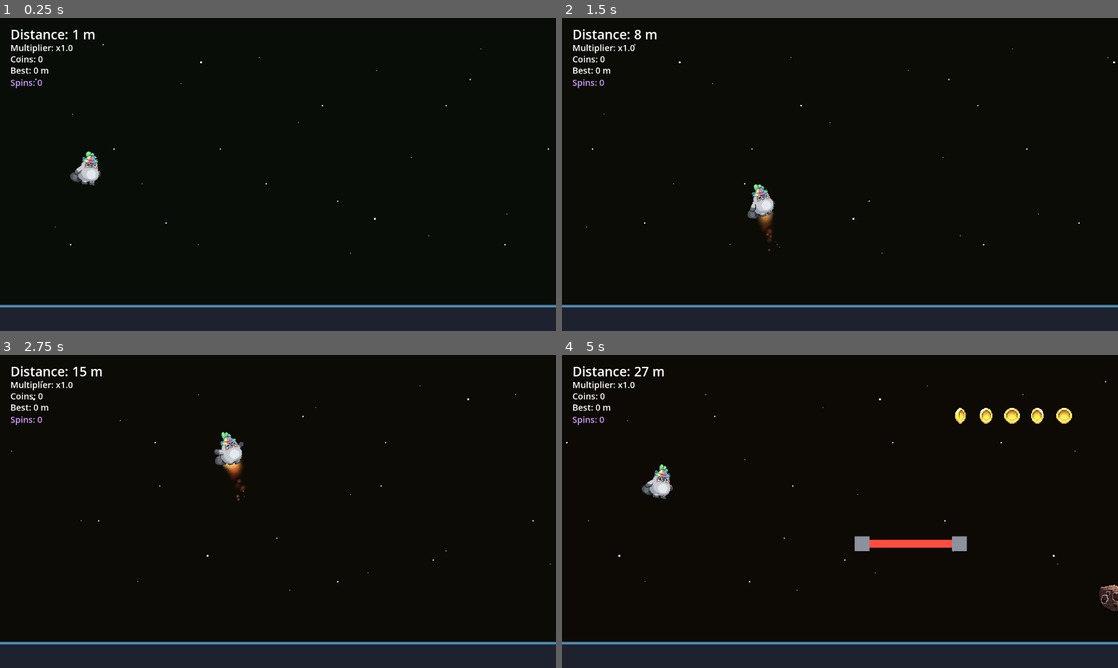
Above: before the commit, frames 1-4 (two rows, left to right).
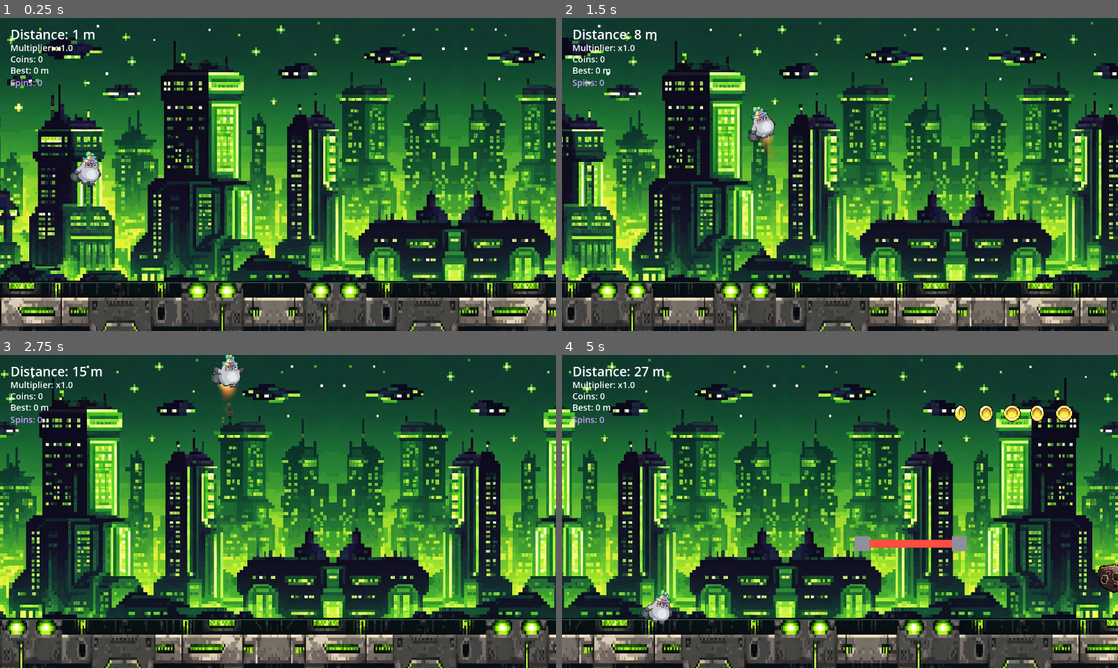
Above: after the commit, the same moments.

Repository: Camoku/moki-jetpack-mayhem
Game: Godot game, scene res://Main.tscn
Two runs of this game, one before a commit and one after it. Both use one fixed random seed, a clock stepped at 60 frames per second and the inputs below.
Inputs:
- Up to frame 1 (0.25 s): no input
- Up to frame 2 (1.5 s): hold D (move_right) 0.53-1.28 s; hold Space (boost) 0.53-1.28 s; hold A (move_left) from 1.28 s (still down); tap Space (boost) at 1.35 s
- Up to frame 3 (2.75 s): release A (move_left) at 2.03 s; hold D (move_right) from 2.03 s (still down); hold Space (boost) from 2.03 s (still down)
- Up to frame 4 (5 s): release Space (boost) at 2.78 s; tap Space (boost) at 2.85, 4.35 s; release D (move_right) at 3.53 s; hold Space (boost) 3.53-4.28 s; hold A (move_left) from 3.53 s (still down)

The runs differ from the first frame. In frame 1, 89% of the frame differs, in the area x 0-100%, y 0-100%; in frame 2, 92%; in frame 3, 92%; in frame 4, 91%.

Commit message:
Add parallax city background + scrolling tech floor; raise floor
- City skyline background (sprites/backgrounds/city_bg.png) on a slow
  parallax layer, and a tech-panel floor (city_floor.png) scrolling at
  world speed. Both source images are mirror-doubled into seamless tiles
  (kept wider than the screen so the wrap stays off-screen).
- Raised the floor for a better view of the art: floor art top y610,
  player.gd floor_y 628->578 so the Moki rests on it.
- Realigned to the raised floor: bottom spawn limits nudged up ~50px
  (max_y, coin_max_y, choice/storm/missile/orb/drone ranges), and
  full-height hazards' floor (vertical_laser/cave_wall area_bottom 660->610,
  bounce_orb bounce_bottom 650->590).
- Docs (README/PRD) updated.

Co-Authored-By: Claude Opus 4.8 <noreply@anthropic.com>

Diff:
--- a/Main.tscn
+++ b/Main.tscn
@@ -24,6 +24,8 @@
 [ext_resource type="PackedScene" path="res://SpinToken.tscn" id="22_spintoken"]
 [ext_resource type="SpriteFrames" uid="uid://cm2a7c4h13vfc" path="res://sprites/moki_frames.tres" id="23_mokiframes"]
 [ext_resource type="Script" uid="uid://c7wmykfldtt8y" path="res://jet_flame.gd" id="24_jetflame"]
+[ext_resource type="Texture2D" uid="uid://d1i22gelo3umh" path="res://sprites/backgrounds/city_bg.png" id="25_citybg"]
+[ext_resource type="Texture2D" uid="uid://d0lv6hf1cn8rk" path="res://sprites/backgrounds/city_floor.png" id="26_cityfloor"]
 
 [sub_resource type="RectangleShape2D" id="RectangleShape2D_box"]
 size = Vector2(64, 64)
@@ -248,22 +250,36 @@
 offset_bottom = 523.0
 color = Color(0.9, 0.9, 1, 1)
 
-[node name="FloorLayer" type="ParallaxLayer" parent="Background" unique_id=2017528525]
+[node name="CityLayer" type="ParallaxLayer" parent="Background" unique_id=287796928]
+motion_scale = Vector2(0.4, 1)
+motion_mirroring = Vector2(2149.12, 0)
+
+[node name="City" type="Sprite2D" parent="Background/CityLayer" unique_id=941547194]
+texture_filter = 1
+scale = Vector2(0.92, 0.92)
+texture = ExtResource("25_citybg")
+centered = false
+
+[node name="FloorTexLayer" type="ParallaxLayer" parent="Background" unique_id=1277260967]
+motion_scale = Vector2(1, 0)
+motion_mirroring = Vector2(1401.6, 0)
+
+[node name="FloorTex" type="Sprite2D" parent="Background/FloorTexLayer" unique_id=536183137]
+texture_filter = 1
+position = Vector2(-1, 610)
+scale = Vector2(0.6004281, 1.1000003)
+texture = ExtResource("26_cityfloor")
+centered = false
+
+[node name="FloorEdgeLayer" type="ParallaxLayer" parent="Background" unique_id=805349336]
 motion_scale = Vector2(0, 0)
 
-[node name="FloorBase" type="ColorRect" parent="Background/FloorLayer" unique_id=753558844]
-offset_left = -100.0
-offset_top = 660.0
-offset_right = 1380.0
-offset_bottom = 720.0
-color = Color(0.12, 0.13, 0.18, 1)
-
-[node name="FloorEdge" type="ColorRect" parent="Background/FloorLayer" unique_id=2145675678]
-offset_left = -100.0
-offset_top = 660.0
-offset_right = 1380.0
-offset_bottom = 666.0
-color = Color(0.3, 0.55, 0.7, 1)
+[node name="FloorEdge" type="ColorRect" parent="Background/FloorEdgeLayer" unique_id=1396572359]
+offset_left = -95.0
+offset_top = 608.0
+offset_right = 1385.0
+offset_bottom = 610.0
+color = Color(0.45, 0.9, 0.55, 0.4)
 
 [node name="Player" type="CharacterBody2D" parent="." unique_id=1807225215]
 position = Vector2(200, 300)
@@ -421,6 +437,7 @@
 offset_top = 10.0
 offset_right = 180.0
 offset_bottom = 64.0
+grow_horizontal = 2
 
 [node name="Label" type="Label" parent="HUD/BossBar" unique_id=273043401]
 layout_mode = 0
@@ -451,6 +468,8 @@
 anchors_preset = 15
 anchor_right = 1.0
 anchor_bottom = 1.0
+grow_horizontal = 2
+grow_vertical = 2
 
 [node name="Dim" type="ColorRect" parent="HUD/GameOverPanel" unique_id=966622801]
 layout_mode = 0
@@ -485,6 +504,8 @@
 anchors_preset = 15
 anchor_right = 1.0
 anchor_bottom = 1.0
+grow_horizontal = 2
+grow_vertical = 2
 
 [node name="Dim" type="ColorRect" parent="HUD/SlotPanel" unique_id=1923741094]
 layout_mode = 0
--- a/bounce_orb.gd
+++ b/bounce_orb.gd
@@ -12,7 +12,7 @@
 
 @export var cleanup_behind: float = 760.0
 @export var bounce_top: float = 70.0       # highest the orb rises to
-@export var bounce_bottom: float = 650.0   # lowest it falls to
+@export var bounce_bottom: float = 590.0   # lowest it falls to (just on the floor surface)
 @export var orb_radius: float = 20.0       # for keeping pickups clear
 
 # Vertical speed (px/sec). The spawner sets this; the SIGN is the start
--- a/cave_wall.gd
+++ b/cave_wall.gd
@@ -12,7 +12,7 @@
 @export var gap_height: float = 220.0     # how tall the gap is (set by spawner)
 @export var wall_width: float = 52.0      # slice thickness (slightly overlaps neighbours)
 @export var area_top: float = 0.0
-@export var area_bottom: float = 660.0
+@export var area_bottom: float = 610.0
 @export var cleanup_behind: float = 760.0
 
 var camera: Node2D
--- a/player.gd
+++ b/player.gd
@@ -38,11 +38,11 @@
 # Screen limits. The camera is locked vertically to show world Y 0..720,
 # so these keep the Moki fully on screen:
 #   - ceiling_y 32  -> the Moki's top edge touches the roof (screen top).
-#   - floor_y  628  -> the Moki's bottom edge rests on the floor strip
-#                      (the floor surface sits at Y 660, half the 64px Moki
-#                       above that is 660 - 32 = 628).
+#   - floor_y  578  -> the Moki's bottom edge rests on the floor surface
+#                      (the raised floor top sits at Y 610, half the 64px Moki
+#                       above that is 610 - 32 = 578).
 @export var ceiling_y: float = 32.0       # Roof: highest the Moki can go.
-@export var floor_y: float = 628.0        # Floor: lowest the Moki can go.
+@export var floor_y: float = 578.0        # Floor: lowest the Moki can go (matches the floor art top).
 
 # How long the Moki is invincible (and flashing) right after a shield
 # breaks, giving you a moment to escape the hazard you just hit.
--- a/spawner.gd
+++ b/spawner.gd
@@ -59,7 +59,7 @@
 @export var coin_row_max: int = 6         # ...up to this many.
 @export var coin_spacing: float = 60.0    # Gap between coins in a row.
 @export var coin_min_y: float = 90.0      # Coin height range.
-@export var coin_max_y: float = 560.0
+@export var coin_max_y: float = 510.0
 
 # --- Spin tokens (rare: spent at the end of the run on the slot machine) ---
 @export var spin_token_scene: PackedScene
@@ -87,7 +87,7 @@
 @export var max_hazards_max: int = 8      # Cap once fully ramped.
 
 @export var min_y: float = 90.0           # Asteroid height range.
-@export var max_y: float = 600.0
+@export var max_y: float = 550.0
 
 # Lasers stay rare-ish: a minimum gap between them so two never trap you.
 @export var laser_cooldown: float = 3.0
@@ -196,7 +196,7 @@
 @export var choice_safe_coin_interval: float = 0.7  # Gap between scattered coin clusters on the SAFE path.
 @export var choice_safe_speed_mult: float = 1.9  # World speeds up on the SAFE path (scramble for coins).
 @export var choice_min_y: float = 90.0           # Full-screen spawn band (screen is open after choosing).
-@export var choice_max_y: float = 560.0
+@export var choice_max_y: float = 510.0
 @export var choice_jackpot_coins: int = 100      # RISK survival reward: coins the chest banks (plus a free shield).
 @export var chest_scene: PackedScene             # the reward chest you fly over after surviving RISK
 
@@ -616,7 +616,7 @@
 
 func _spawn_storm_asteroid() -> void:
 	var a := obstacle_scene.instantiate()
-	a.position = Vector2(camera.global_position.x + 720.0, randf_range(90.0, 560.0))
+	a.position = Vector2(camera.global_position.x + 720.0, randf_range(90.0, 510.0))
 	a.extra_speed = storm_asteroid_speed   # rush left fast
 	if randf() < 0.3:
 		a.drift_amplitude = randf_range(30.0, 70.0)
@@ -637,7 +637,7 @@
 func _spawn_missile_volley() -> void:
 	if missile_scene == null:
 		return
-	var rows := [110.0, 220.0, 330.0, 440.0, 550.0]
+	var rows := [110.0, 220.0, 330.0, 440.0, 500.0]
 	rows.shuffle()
 	# Fire at this many of the rows; the rest stay open as safe gaps.
 	var count := roundi(lerp(2.0, 4.0, _difficulty()))
@@ -1259,10 +1259,10 @@
 		return
 	var orb := orb_scene.instantiate()
 	var spawn_x := camera.global_position.x + spawn_ahead
-	var y := randf_range(140.0, 520.0)
+	var y := randf_range(140.0, 470.0)
 	var tries := 0
 	while _overlaps(Vector2(spawn_x, y), 26.0, ["coin", "powerup", "ring", "spintoken"]) and tries < 8:
-		y = randf_range(140.0, 520.0)
+		y = randf_range(140.0, 470.0)
 		tries += 1
 	orb.position = Vector2(spawn_x, y)
 	orb.vy = randf_range(290.0, 380.0) * (1.0 + 0.4 * _difficulty())
@@ -1278,10 +1278,10 @@
 		return
 	var drone := drone_scene.instantiate()
 	var spawn_x := camera.global_position.x + spawn_ahead
-	var y := randf_range(140.0, 520.0)
+	var y := randf_range(140.0, 470.0)
 	var tries := 0
 	while _overlaps(Vector2(spawn_x, y), 26.0, ["coin", "powerup", "ring", "spintoken"]) and tries < 8:
-		y = randf_range(140.0, 520.0)
+		y = randf_range(140.0, 470.0)
 		tries += 1
 	drone.position = Vector2(spawn_x, y)
 	drone.home_speed = lerp(160.0, 260.0, _difficulty())   # tracks a bit faster deep in a run
@@ -1329,7 +1329,7 @@
 func _spawn_missile_wave() -> void:
 	if missile_scene == null:
 		return
-	var rows := [140.0, 280.0, 420.0, 540.0]
+	var rows := [140.0, 280.0, 420.0, 490.0]
 	rows.shuffle()
 	var count := 1
 	if randf() < _difficulty() * missile_double_chance:
--- a/vertical_laser.gd
+++ b/vertical_laser.gd
@@ -20,7 +20,7 @@
 
 @export var beam_width: float = 44.0      # How thick the beam is.
 @export var area_top: float = 0.0         # Top of the play area.
-@export var area_bottom: float = 660.0    # Bottom (the floor surface).
+@export var area_bottom: float = 610.0    # Bottom (the floor surface).
 @export var offset_x: float = 0.0         # Screen offset from camera centre (set by spawner).
 @export var charge_time: float = 1.0      # Warning time before firing.
 @export var fire_time: float = 1.1        # How long it stays deadly.
Not shown: 1 places in Main.tscn that only renumber resources
Binary file added: sprites/backgrounds/city_bg.png
Not shown, added: sprites/backgrounds/city_bg.png.import
Binary file added: sprites/backgrounds/city_floor.png
Not shown, added: sprites/backgrounds/city_floor.png.import
Not shown, changed: PRD.md
Not shown, changed: README.md
